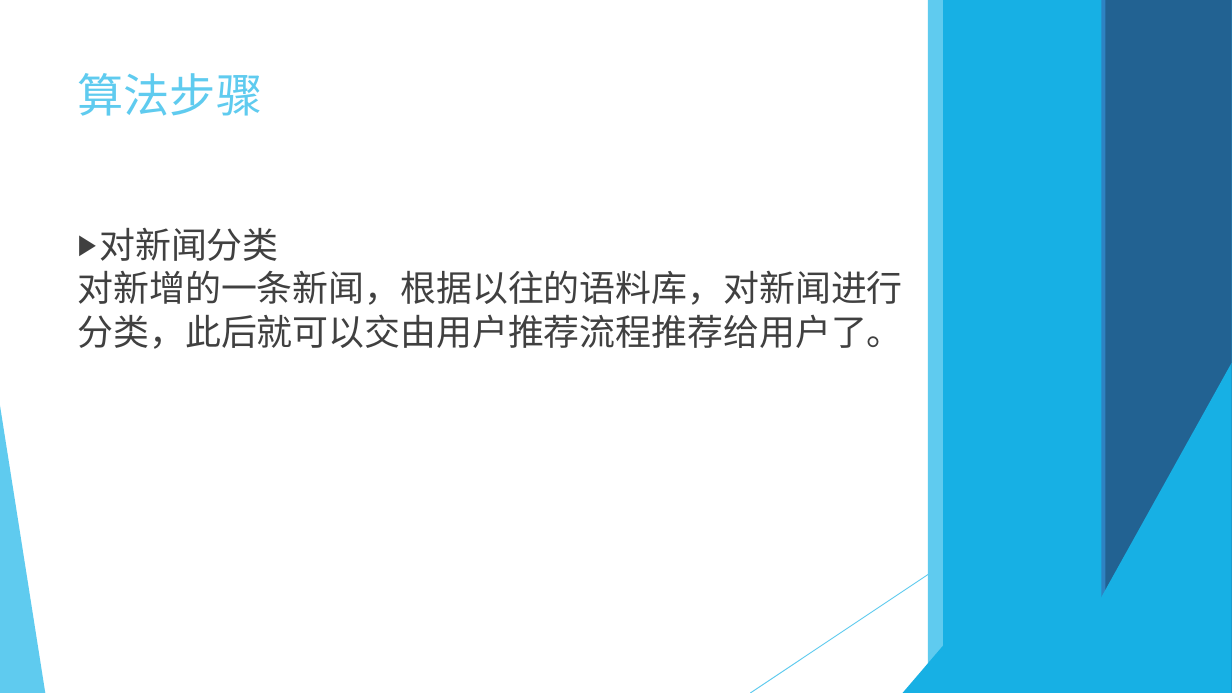
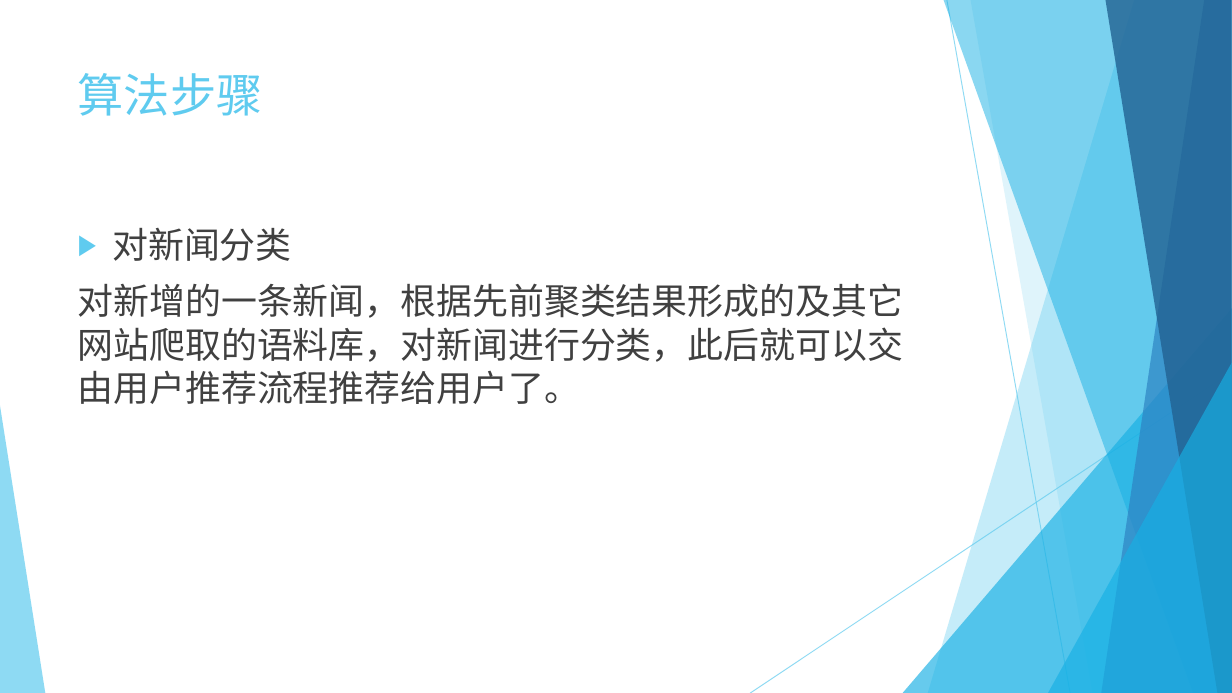
Before and after one commit to hejy12/newsRecommender, a slide deck: slide 19 of 新闻推荐系统.pptx. Drawn at 1232x693 pixels with LibreOffice and Linux fonts; fonts in the diff are those of the drawing. Boxes give left, top, right and bottom in pixels: in the first picture for what was removed or moved away, otherwise in the second. Text is boxed around its words. In the diff, an @@ line names an element or a change of style, - is before the commit and + after.

```diff
--- a/新闻推荐系统.pptx
+++ b/新闻推荐系统.pptx
@@ rectangle removed at [928,0,1232,693] @@
@@ rectangle removed at [944,0,1232,693] @@
@@ line (947, 0) - (1070, 693): stroke #5FCBEF 0.74 pt to #5FCBEF 0.75 pt @@
@@ rectangle removed at [970,0,1232,693] @@
@@ rectangle removed at [1102,0,1232,693] @@
@@ rectangle removed at [1105,0,1232,693] @@
@@ group added at [928,0,1232,693]: 5 freeform shapes @@
@@ text at [112,228,291,261]: indent changed; more space between paragraphs @@
@@ text at [78,283,903,404]: text changed @@
-对新增的一条新闻，根据以往的语料库，对新闻进行分类，此后就可以交由用户推荐流程推荐给用户了。
+对新增的一条新闻，根据先前聚类结果形成的及其它网站爬取的语料库，对新闻进行分类，此后就可以交由用户推荐流程推荐给用户了。
@@ triangle at [903,308,1232,693]: fill #17B0E4 to #17B0E4 at 66% opacity @@
@@ line (1232, 372) - (750, 693): stroke #5FCBEF 0.74 pt to #5FCBEF 0.75 pt @@
@@ triangle at [1048,363,1232,693]: fill #17B0E4 to #17B0E4 at 66% opacity @@
@@ triangle at [0,406,45,693]: fill #5FCBEF to #5FCBEF at 70% opacity @@
```
Also in this commit, not shown: 21 other slides changed.
